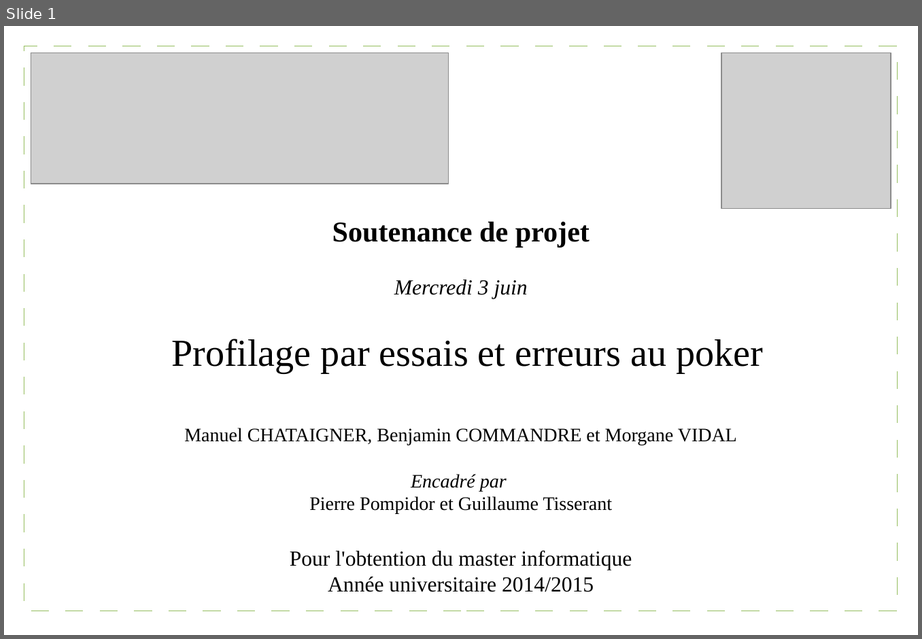
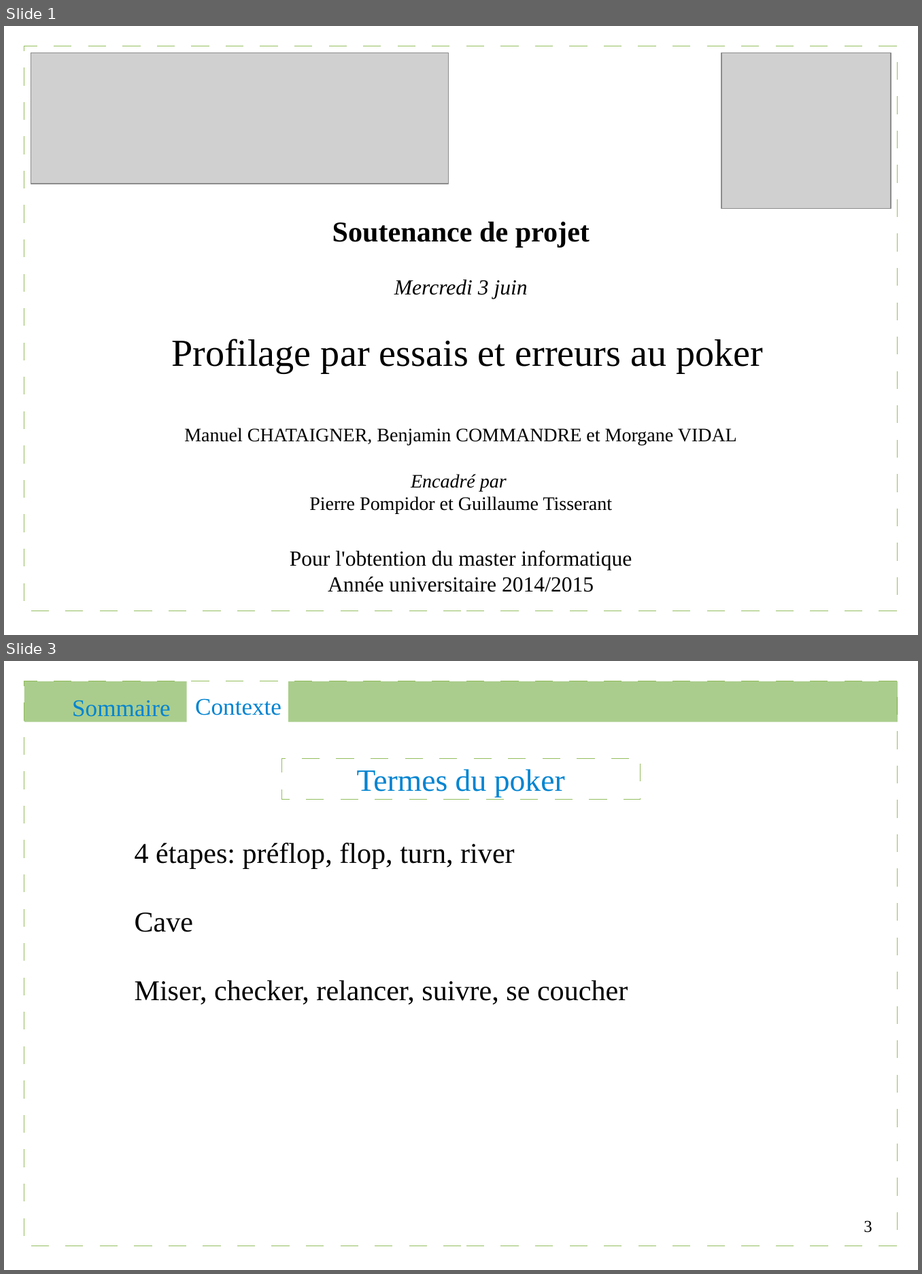
Before and after one commit to Gouga34/TERM1_Poker, a slide deck: Soutenance/presentation.odp. Shown one above the other, each under a label of ours: slide 1 before the commit, slides 1 and 3 after it; the slides between them are not shown. The pictures are 922x639 and 922x1274 pixels, drawn with LibreOffice and Linux fonts; fonts in the diff are those of the drawing; grey boxes stand for pictures. Boxes give left, top, right and bottom in pixels: in the first picture for what was removed or moved away, otherwise in the second. Text is boxed around its words. In the diff, an @@ line names an element or a change of style, - is before the commit and + after.

```diff
--- a/Soutenance/presentation.odp
+++ b/Soutenance/presentation.odp
@@ slide 3 added at [4,661,918,1270], background #FFFFFF; not listed: 1 template element that a slide beside it also shows @@
@@ rectangle added at [24,681,187,722], fill #579D1C at 50% opacity @@
@@ text added at [72,700,170,717], 20 pt, text #0084D1 @@
+Sommaire
@@ text added at [195,698,281,715], 20 pt, text #0084D1 @@
+Contexte
@@ rectangle added at [288,681,898,722], fill #579D1C at 50% opacity @@
@@ rectangle added at [281,759,640,800], outline #94BD5E 0 pt @@
@@ text added at [357,769,565,798], 26 pt, text #0084D1 @@
+Termes du poker
@@ text added at [135,843,628,1005], 24 pt, text #000000 @@
+4 étapes: préflop, flop, turn, river
+Cave
+Miser, checker, relancer, suivre, se coucher
@@ page number added at [864,1221,872,1233], 14 pt, text #000000 @@
+3
```
Also in this commit, not shown: 1 slide changed, 9 other slides added, 1 slide removed.
